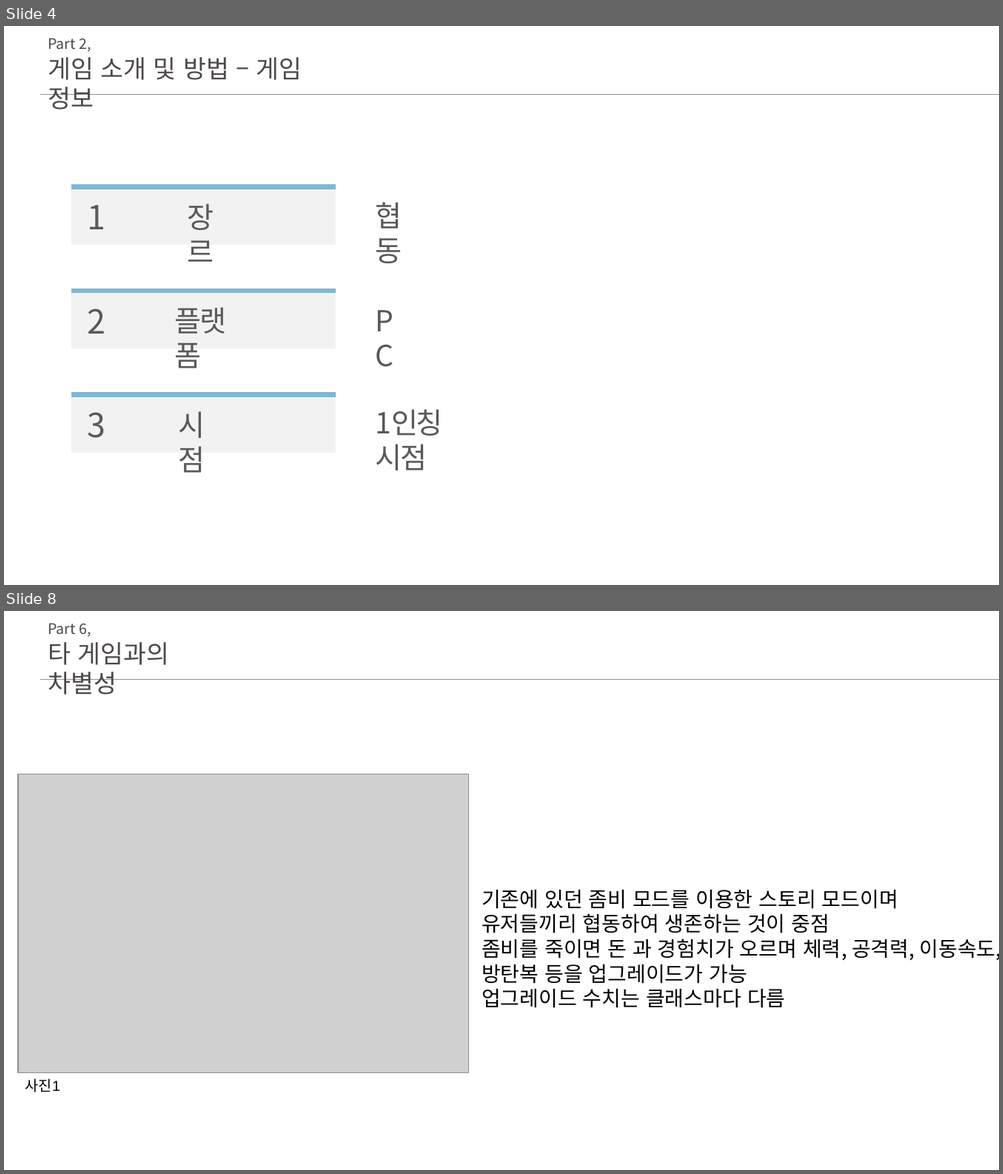
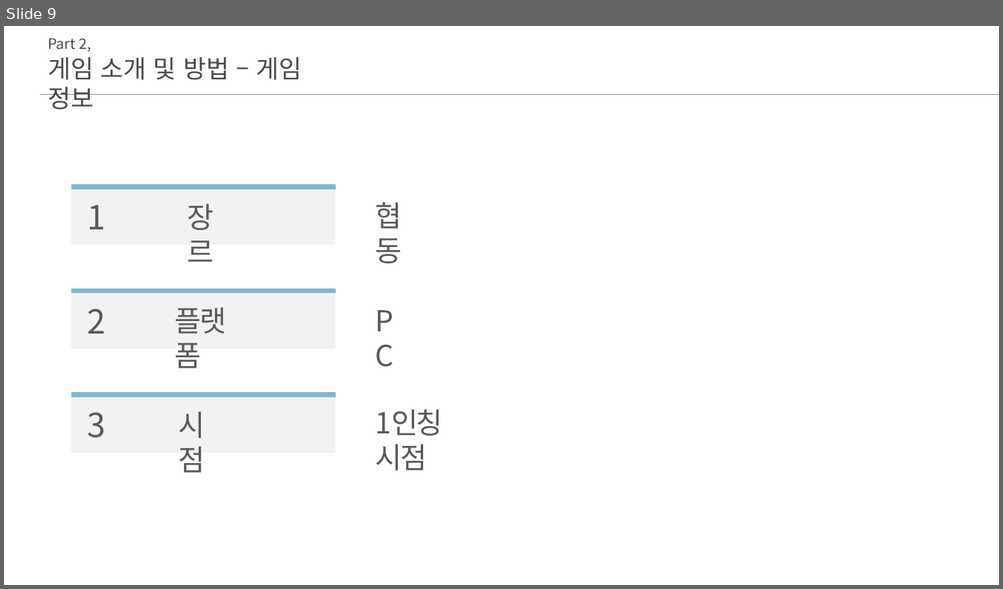
Before and after one commit to ghk01214/KPUFinalGame-deprecated-, a slide deck: docs/초안.pptx. Shown one above the other, each under a label of ours: slides 4 and 8 before the commit, slide 9 after it; the slides between them are not shown. The pictures are 1003x1174 and 1003x589 pixels, drawn with LibreOffice and Linux fonts; fonts in the diff are those of the drawing; grey boxes stand for pictures. Boxes give left, top, right and bottom in pixels: in the first picture for what was removed or moved away, otherwise in the second. Text is boxed around its words. In the diff, an @@ line names an element or a change of style, - is before the commit and + after.

```diff
--- a/docs/초안.pptx
+++ b/docs/초안.pptx
@@ slide 8 removed at <box>4,611,999,1170</box>, background #FFFFFF @@
@@ text removed at <box>48,623,91,637</box> @@
-Part 6,
@@ text removed at <box>48,642,170,695</box> @@
-타 게임과의 차별성
@@ line removed from (40, 679) to (999, 679) @@
@@ picture removed at <box>18,775,469,1073</box> @@
@@ text removed at <box>481,889,999,1008</box> @@
-기존에 있던 좀비 모드를 이용한 스토리 모드이며
-유저들끼리 협동하여 생존하는 것이 중점
-좀비를 죽이면 돈 과 경험치가 오르며 체력, 공격력, 이동속도,
-방탄복 등을 업그레이드가 가능
-업그레이드 수치는 클래스마다 다름
@@ text removed at <box>25,1079,60,1093</box> @@
-사진1
@@ what was slide 4 is now slide 9 @@
```
Also in this commit, not shown: 6 slides changed, 9 slides added, 2 other slides removed.
